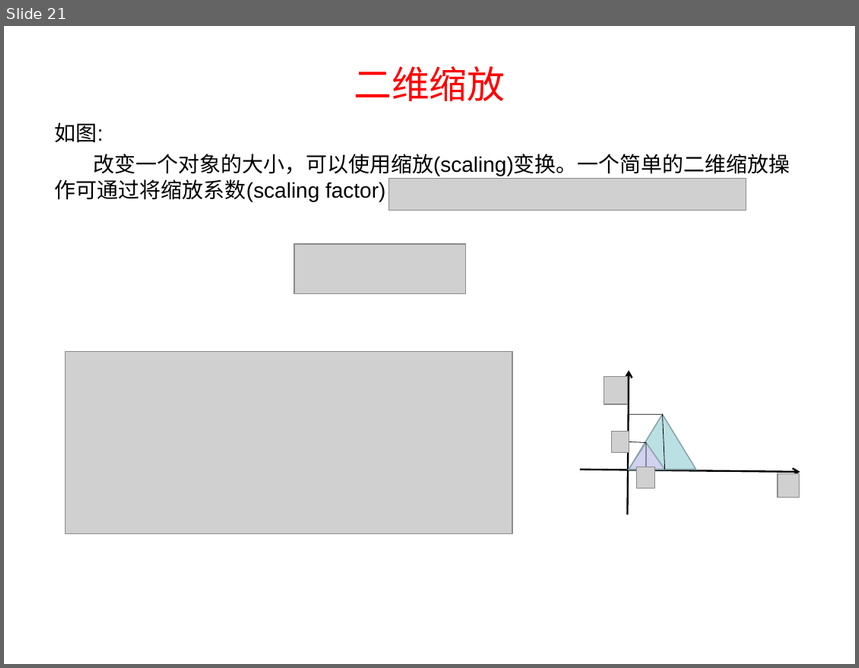
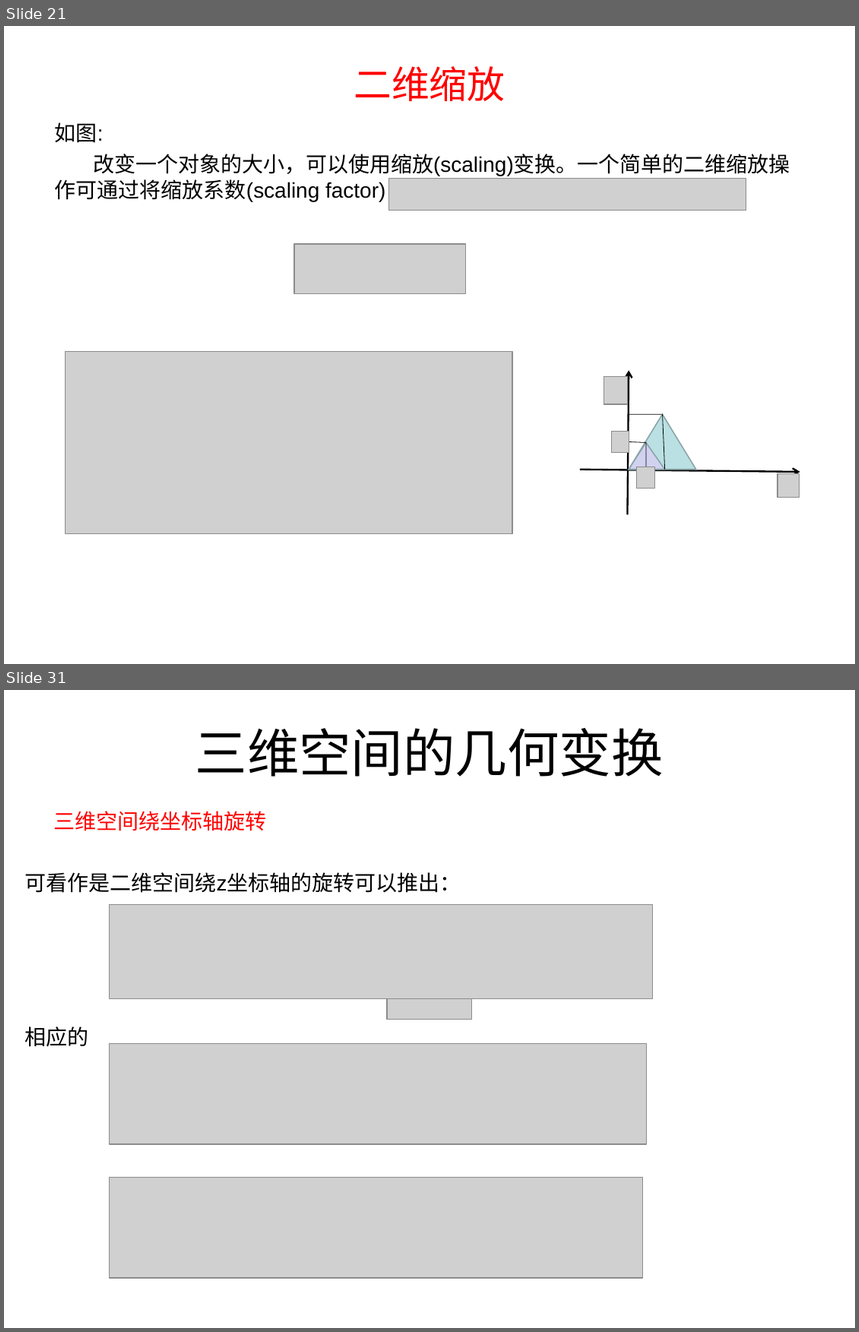
Before and after one commit to lhswei/3Dtransform, a slide deck: 3D数学基础transform.ppt. Shown one above the other, each under a label of ours: slide 21 before the commit, slides 21 and 31 after it; the slides between them are not shown. The pictures are 859x668 and 859x1332 pixels, drawn with LibreOffice and Linux fonts; fonts in the diff are those of the drawing; grey boxes stand for pictures; background and template pictures are left out. Boxes give left, top, right and bottom in pixels: in the first picture for what was removed or moved away, otherwise in the second. Text is boxed around its words. In the diff, an @@ line names an element or a change of style, - is before the commit and + after.

```diff
--- a/3D数学基础transform.ppt
+++ b/3D数学基础transform.ppt
@@ slide 31 added at (4, 690, 855, 1328), background #FFFFFF @@
@@ title added at (196, 728, 664, 777), 44 pt, text #000000 @@
+三维空间的几何变换
@@ text added at (25, 811, 462, 1047), 18 pt, text #000000 @@
+三维空间绕坐标轴旋转
+可看作是二维空间绕z坐标轴的旋转可以推出：
+相应的
@@ picture added at (110, 904, 654, 999) @@
@@ picture added at (387, 999, 472, 1019) @@
@@ picture added at (110, 1044, 647, 1144) @@
@@ picture added at (110, 1178, 643, 1278) @@
```
Also in this commit, not shown: 1 slide changed, 13 other slides added, 1 slide removed.
